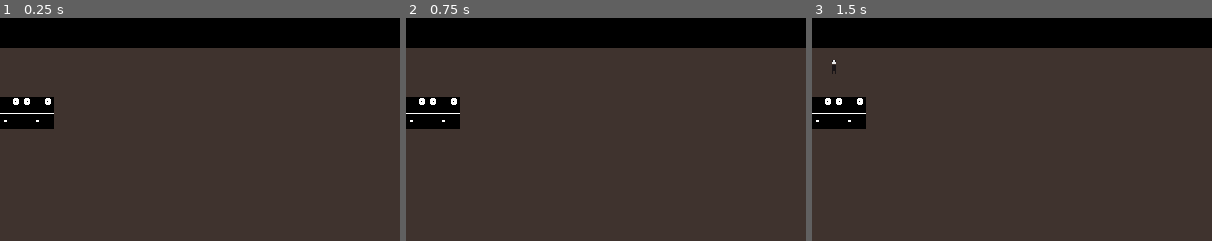
Above: before the commit, frames 1-3 (left to right).
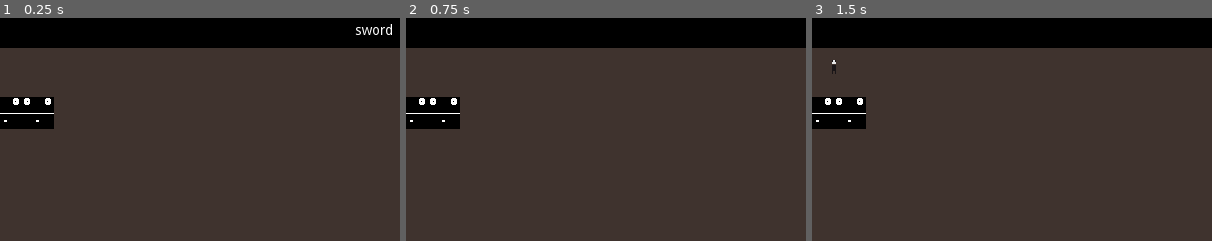
Above: after the commit, the same moments.

Repository: Academia-Team/Academia-Fall-of-the-Citadel
Game: Godot game, scene res://scene/gamescr.tscn
Same seed, same stepped clock (60 frames per second), same inputs: the game is played once before the commit and once after it.
Inputs:
- Up to frame 1 (0.25 s): no input
- Up to frame 2 (0.75 s): tap Enter at 0.5 s; hold Right (move_right) from 0.53 s (still down); tap Space (action) at 0.6 s
- Up to frame 3 (1.5 s): tap Space (action) at 1.25 s; release Right (move_right) at 1.28 s; hold Down (move_down) from 1.28 s (still down); tap Ctrl (stay) at 1.35 s
The pictures show only the part of the screen within x 3-53%, y 0-50%; the shares and areas given below are measured in that part.

The runs differ from the first frame. In frame 1, 0.2% of the frame differs, in the area x 89-98%, y 2-8%; in frame 2, nothing differs; in frame 3, nothing differs.

Commit message:
Improve sword positioning

Diff:
--- a/scene/sword.tscn
+++ b/scene/sword.tscn
@@ -4,15 +4,16 @@
 [ext_resource path="res://scene/sword.gd" type="Script" id=2]
 
 [sub_resource type="RectangleShape2D" id=1]
-extents = Vector2( 5, 9 )
+extents = Vector2( 16, 16 )
 
 [node name="sword" type="Area2D"]
 monitoring = false
 script = ExtResource( 2 )
 
 [node name="collisionbox" type="CollisionShape2D" parent="."]
-position = Vector2( -5, 6.66667 )
+position = Vector2( 16, -16.3333 )
 shape = SubResource( 1 )
 
 [node name="Sprite" type="Sprite" parent="."]
+position = Vector2( 16, -16 )
 texture = ExtResource( 1 )
